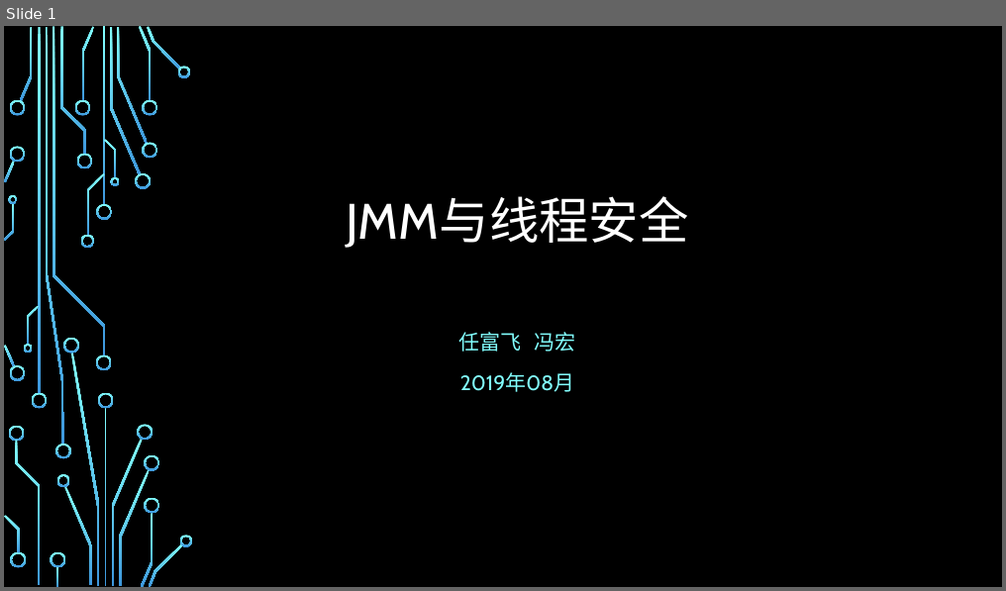
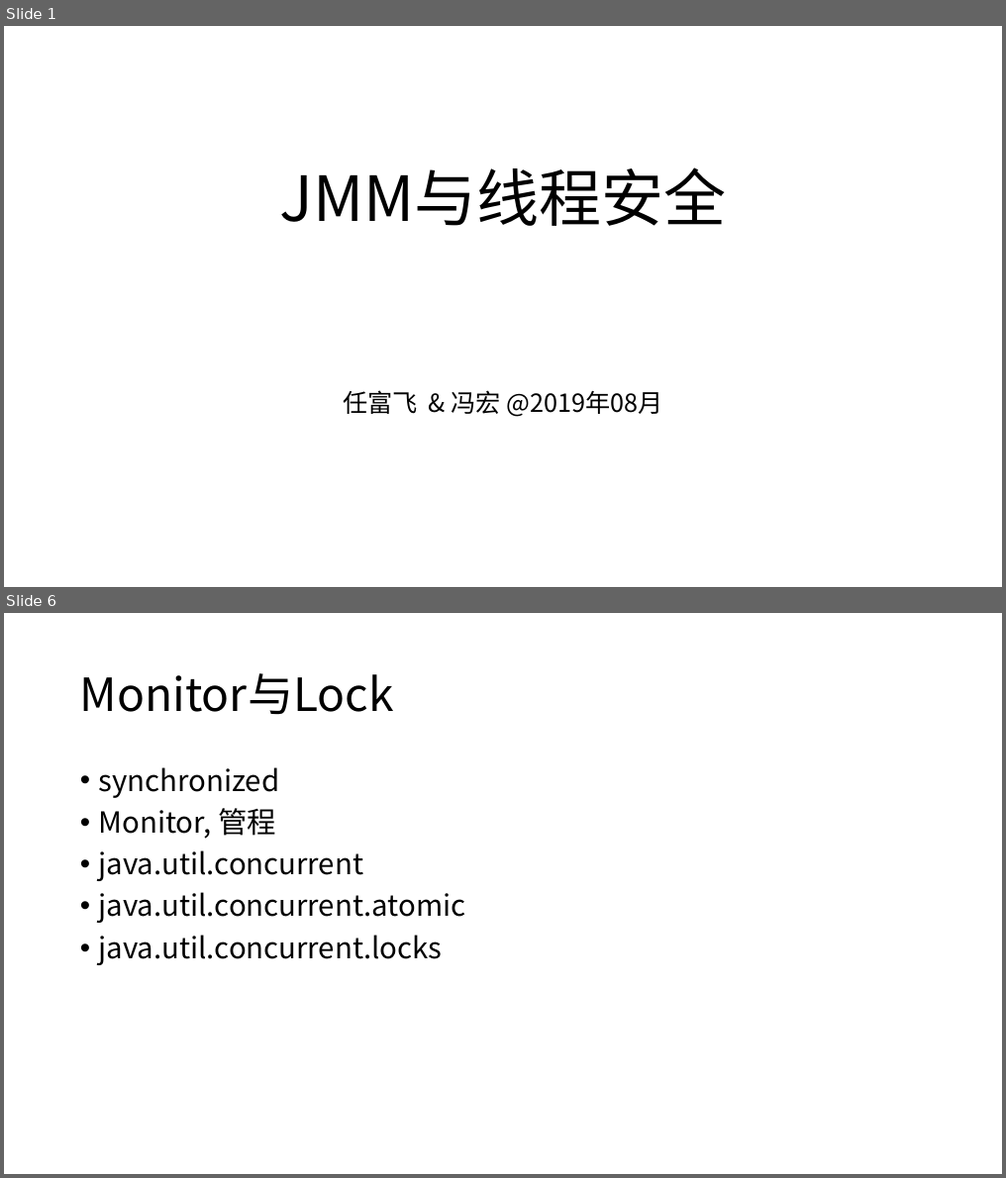
Before and after one commit to cncounter/translation, a slide deck: tiemao_2019/25_jvm_toc/03.JMM与线程安全.pptx. Shown one above the other, each under a label of ours: slide 1 before the commit, slides 1 and 6 after it; the slides between them are not shown. The pictures are 1006x591 and 1006x1178 pixels, drawn with LibreOffice and Linux fonts; fonts in the diff are those of the drawing; background and template pictures are left out. Boxes give left, top, right and bottom in pixels: in the first picture for what was removed or moved away, otherwise in the second. Text is boxed around its words. In the diff, an @@ line names an element or a change of style, - is before the commit and + after.

Commit message:
03.JMM与线程安全

```diff
--- a/tiemao_2019/25_jvm_toc/03.JMM与线程安全.pptx
+++ b/tiemao_2019/25_jvm_toc/03.JMM与线程安全.pptx
@@ slide 6 added at (4, 613, 1002, 1174), background #FFFFFF @@
@@ title added at (80, 673, 394, 715), 44 pt, text #000000 @@
+Monitor与Lock
@@ text added at (99, 767, 466, 965), 28 pt, text #000000 @@
+• synchronized
+• Monitor, 管程
+• java.util.concurrent
+• java.util.concurrent.atomic
+• java.util.concurrent.locks
@@ slide 1 changed as well @@
@@ background picture (left out) to #FFFFFF @@
@@ title "JMM与线程安全": place and size @@
-title "JMM与线程安全" at (346, 196, 688, 248)
+title "JMM与线程安全" at (279, 168, 726, 226)
@@ title "JMM与线程安全" at (279, 168, 726, 226): size 48 to 60 pt, font Cabin to Noto Sans CJK SC, text colour #FFFFFF to #000000 @@
@@ subtitle at (343, 390, 663, 417): text changed; size 20 to 24 pt; font Cabin to Noto Sans CJK SC; text colour #82FFFF to #000000 @@
-任富飞 冯宏
-2019年08月
+任富飞 & 冯宏 @2019年08月
@@ group removed at (4, 26, 193, 587): 50 freeform shapes, 4 rectangles @@
```
Also in this commit, not shown: 3 other slides changed, 12 other slides added, 7 slides removed, 1 other file.
